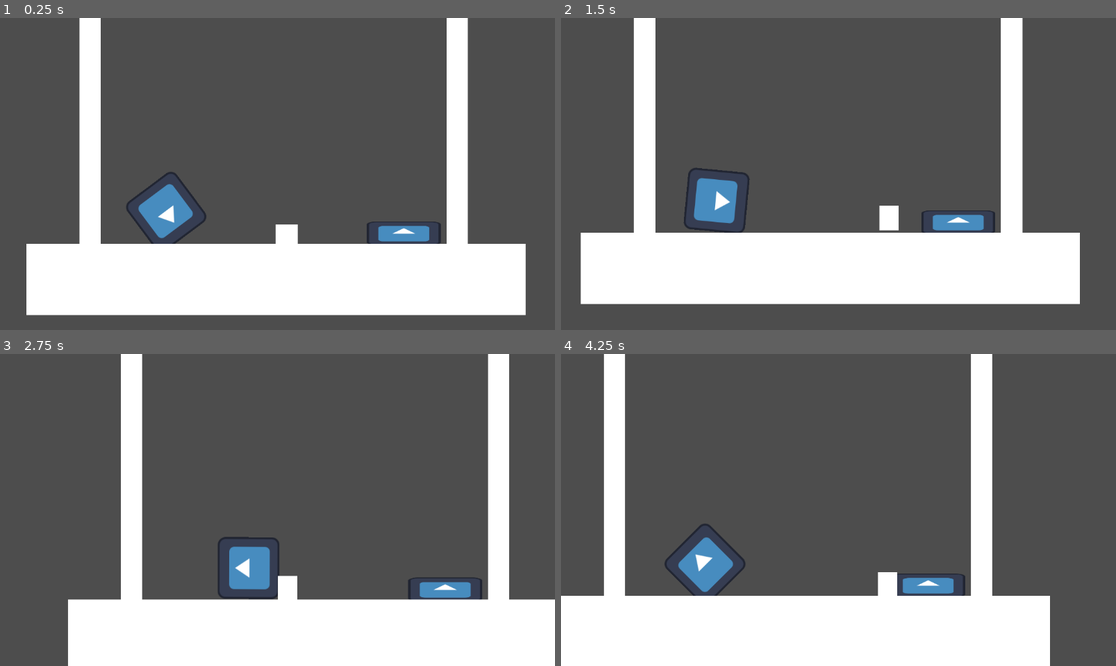
Above: before the commit, frames 1-4 (two rows, left to right).
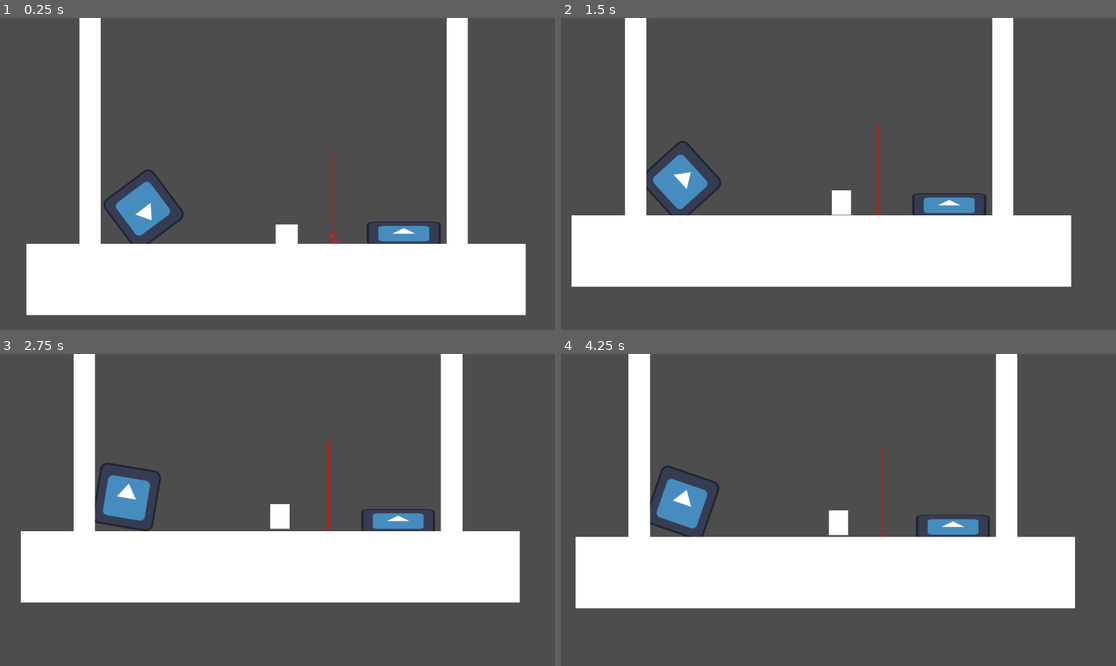
Above: after the commit, the same moments.

Repository: 50cProductions/RobotGamez
Game: Godot game, scene res://Levels/Test.tscn
Two runs of this game, one before a commit and one after it. Both use one fixed random seed, a clock stepped at 60 frames per second and the inputs below. The engine's default icon, where the game draws it, is replaced by a stand-in: a white triangle on a blue panel in a dark square.
Inputs (mouse positions are in pixels of both pictures, inside the frame that each line leads up to):
- Up to frame 1 (0.25 s): no input
- Up to frame 2 (1.5 s): tap Enter (ui_accept) at 0.5, 0.77 s; move the mouse to (960, 158) at 0.52 s; hold D (right) from 0.53 s (still down); click (960, 158) at 0.6 s; move the mouse to (727, 189) at 1.27 s; tap Shift (dash) at 1.35 s
- Up to frame 3 (2.75 s): tap Enter (ui_accept) at 1.52 s; move the mouse to (333, 441) at 2.02 s; release D (right) at 2.03 s; hold A (left) from 2.03 s (still down); click (333, 441) at 2.1 s
- Up to frame 4 (4.25 s): move the mouse to (810, 572) at 2.77 s; release A (left) at 2.78 s; hold D (right) from 2.78 s (still down); tap Shift (dash) at 2.85 s; tap Enter (ui_accept) at 3.02, 3.77 s; move the mouse to (1005, 556) at 3.52 s; click (1005, 556) at 3.6 s

The runs differ from the first frame. In frame 1, 1.8% of the frame differs, in the area x 18-61%, y 43-73%; in frame 2, 17%; in frame 3, 46%, in the area x 3-100%, y 0-100%; in frame 4, 43%.

Commit message:
Add working Laser trap with stable code

Diff:
--- a/robot-game/Levels/Test.tscn
+++ b/robot-game/Levels/Test.tscn
@@ -3,6 +3,7 @@
 [ext_resource type="PackedScene" uid="uid://c05dos5uqad4d" path="res://Player/Player.tscn" id="1_cljdu"]
 [ext_resource type="PackedScene" uid="uid://cuxi7gqxl7oip" path="res://Traps/MovingSaw/moving_saw.tscn" id="2_p4erq"]
 [ext_resource type="PackedScene" uid="uid://cfstd1p7bot1c" path="res://Traps/Spikes/Spikes.tscn" id="2_uvd1l"]
+[ext_resource type="PackedScene" uid="uid://84irgxger4l3" path="res://Traps/Laser/laser.tscn" id="3_xfdtu"]
 
 [sub_resource type="GDScript" id="GDScript_myinc"]
 script/source = "extends Node2D
@@ -36,8 +37,11 @@
 [node name="Spikes" parent="Traps_Container" unique_id=1574210904 instance=ExtResource("2_uvd1l")]
 position = Vector2(291, 191)
 
-[node name="Node2D" parent="Traps_Container" unique_id=218647402 instance=ExtResource("2_p4erq")]
-position = Vector2(-249, 121)
+[node name="MovingSaw" parent="Traps_Container" unique_id=218647402 instance=ExtResource("2_p4erq")]
+position = Vector2(-296, 116)
+
+[node name="Laser" parent="Traps_Container" unique_id=1728593626 instance=ExtResource("3_xfdtu")]
+position = Vector2(124, -1)
 
 [node name="Room" type="StaticBody2D" parent="." unique_id=1600489153]
 
--- /dev/null
+++ b/robot-game/Traps/Laser/laser.tscn
@@ -0,0 +1,32 @@
+[gd_scene format=3 uid="uid://84irgxger4l3"]
+
+[ext_resource type="Script" uid="uid://bw0a0oh6xr5gq" path="res://Traps/Laser/laser_trap.gd" id="1_t3k38"]
+
+[node name="Node2D" type="Node2D" unique_id=1728593626]
+
+[node name="LaserTrap" type="Node2D" parent="." unique_id=792371871]
+script = ExtResource("1_t3k38")
+
+[node name="Sprite2D" type="Sprite2D" parent="LaserTrap" unique_id=1361767371]
+
+[node name="RayCast2D" type="RayCast2D" parent="LaserTrap" unique_id=1988529862]
+target_position = Vector2(0, 300)
+
+[node name="Line2D" type="Line2D" parent="LaserTrap" unique_id=2073125294]
+points = PackedVector2Array(0, 0, 0, 300)
+width = 3.0
+default_color = Color(1, 0, 0, 1)
+
+[node name="CPUParticles2D" type="CPUParticles2D" parent="LaserTrap" unique_id=1428289027]
+position = Vector2(0, 300)
+emitting = false
+amount = 15
+lifetime = 0.3
+explosiveness = 0.1
+spread = 180.0
+gravity = Vector2(0, -300)
+initial_velocity_min = 20.0
+initial_velocity_max = 50.0
+scale_amount_min = 4.0
+scale_amount_max = 6.0
+color = Color(1, 0.06666667, 0.101960786, 1)
--- /dev/null
+++ b/robot-game/Traps/Laser/laser_trap.gd
@@ -0,0 +1,52 @@
+extends Node2D
+
+# تعريف المتغيرات التي ستتحكم بها من اليمين (Inspector)
+@export_enum("Down", "Up", "Right", "Left") var direction: String = "Down"
+@export var laser_length: int = 300
+@export var laser_color: Color = Color.RED
+
+# العقد الداخلية
+@onready var ray_cast = $RayCast2D
+@onready var line = $Line2D
+@onready var particles = $CPUParticles2D
+
+func _ready():
+	# هذا السطر يضمن عدم حدوث خطأ عند بدء اللعبة
+	update_laser_setup()
+
+func update_laser_setup():
+	if not ray_cast or not line: return
+
+	# ضبط لون الخط
+	line.default_color = laser_color
+
+	# ضبط اتجاه وطول الليزر
+	match direction:
+		"Down": ray_cast.target_position = Vector2(0, laser_length)
+		"Up": ray_cast.target_position = Vector2(0, -laser_length)
+		"Right": ray_cast.target_position = Vector2(laser_length, 0)
+		"Left": ray_cast.target_position = Vector2(-laser_length, 0)
+
+	# جعل نهاية الخط عند نهاية المستشعر مبدئياً
+	line.points[1] = ray_cast.target_position
+
+func _process(_delta):
+	# تحديث شكل الليزر وتأثير الوميض
+	line.modulate.a = randf_range(0.4, 1.0)
+	line.points[0] = Vector2.ZERO
+
+	if ray_cast.is_colliding():
+		var collision_point = ray_cast.get_collision_point()
+		var local_point = to_local(collision_point)
+
+		line.points[1] = local_point
+		particles.position = local_point
+		particles.emitting = true
+
+		# إذا لمس الليزر اللاعب (تأكد أن اللاعب في Collision Layer الصحيح)
+		var target = ray_cast.get_collider()
+		if target is CharacterBody2D:
+			get_tree().reload_current_scene()
+	else:
+		line.points[1] = ray_cast.target_position
+		particles.emitting = false
Not shown, added: robot-game/Traps/Laser/laser_trap.gd.uid
